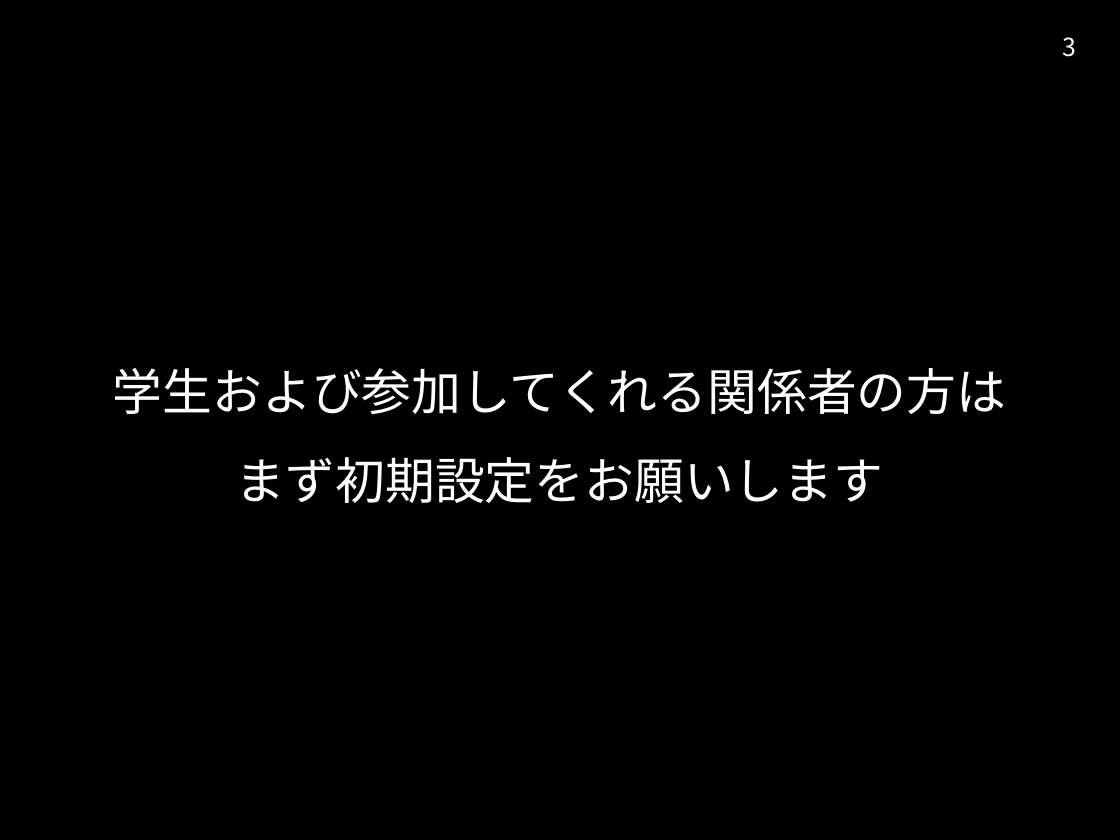
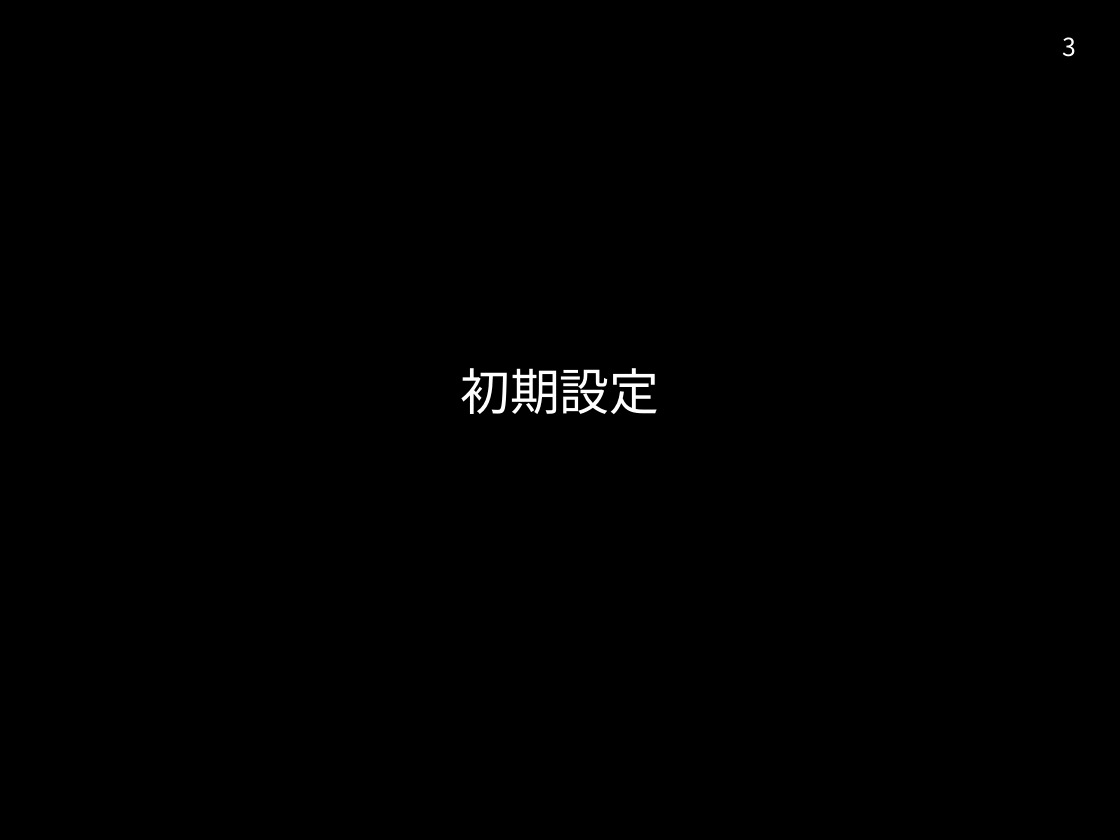
Before and after one commit to kottn/begin-slack, a slide deck: slide 3 of begin-slack.pptx. Drawn at 1120x840 pixels with LibreOffice and Linux fonts; fonts in the diff are those of the drawing. Boxes give left, top, right and bottom in pixels: in the first picture for what was removed or moved away, otherwise in the second. Text is boxed around its words. In the diff, an @@ line names an element or a change of style, - is before the commit and + after.

```diff
--- a/begin-slack.pptx
+++ b/begin-slack.pptx
@@ text at box(460, 368, 659, 414): text changed @@
-学生および参加してくれる関係者の方は
-まず初期設定をお願いします
+初期設定
```
Also in this commit, not shown: 18 other slides changed, 2 slides added, 1 slide removed, 1 other file.
